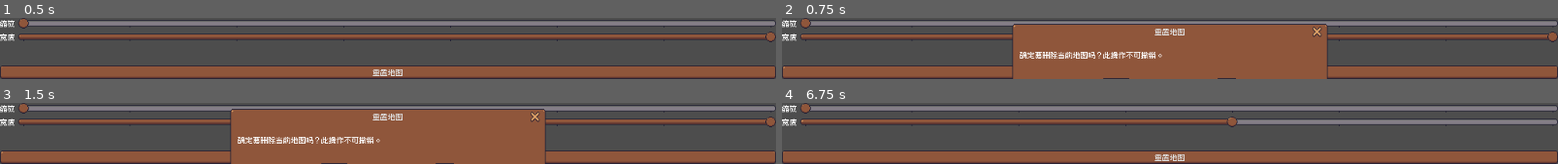
Above: before the commit, frames 1-4 (two rows, left to right).
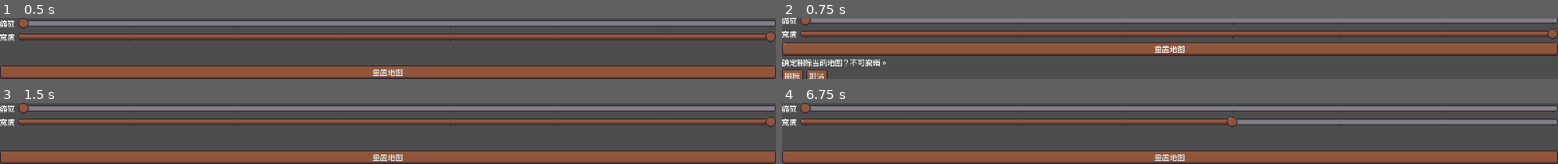
Above: after the commit, the same moments.

Repository: EEEEEEEEthan/kingdom2d
Game: Godot game, scene res://game/info/settings_page.tscn
The game is run twice, just before and just after one commit, with the same random seed, the same clock (stepped at 60 frames per second) and the same inputs. This scene is started directly instead of the project's main scene.
Inputs (mouse positions are in pixels of both pictures, inside the frame that each line leads up to):
- Up to frame 1 (0.5 s): no input
- Up to frame 2 (0.75 s): click "重置地图" at 0.5 s
- Up to frame 3 (1.5 s): click (7, 160) at 1.25 s, where only the run after the commit has a clickable "删除"
- Up to frame 4 (6.75 s): click "重置地图" at 2 s; click (813, 160) at 2.75 s, where only the run after the commit has a clickable "取消"; click "重置地图" at 3.5 s; click (789, 160) at 4.25 s, where only the run after the commit has a clickable "删除"; tap Enter at 5, 6.5 s; move the mouse to (1340, 130) at 5.02 s; click (1340, 130) at 5.17 s; tap Space at 5.75 s; drag from (1014, 136) to (1131, 145) at 5.77 s; move the mouse to (1247, 120) at 6.52 s; click (1247, 120) at 6.67 s

Frame 1 is identical in both runs. In frame 2, 77% of the frame differs, in the area x 0-100%, y 0-100%; in frame 3, 28%; in frame 4, nothing differs.

Commit message:
信息浏览器改用自绘窗框
去掉系统标题栏，用主题窗框、可拖标题和关闭按钮。重置确认留在窗口内。

Co-authored-by: Ethan <EEEEEEEEthan@users.noreply.github.com>

Diff:
--- a/game/info/info_browser.gd
+++ b/game/info/info_browser.gd
@@ -13,6 +13,7 @@
 func _ready() -> void:
 	visible = false
 	close_requested.connect(hide)
+	%CloseButton.pressed.connect(hide)
 	%BackButton.pressed.connect(go_back)
 	%ForwardButton.pressed.connect(go_forward)
 
--- a/game/info/info_browser.tscn
+++ b/game/info/info_browser.tscn
@@ -2,12 +2,29 @@
 
 [ext_resource type="Script" path="res://game/info/info_browser.gd" id="1_browser"]
 [ext_resource type="Texture2D" path="res://theme.png" id="2_theme"]
+[ext_resource type="Script" path="res://game/info/window_title_drag.gd" id="3_drag"]
 
-[sub_resource type="AtlasTexture" id="AtlasTexture_bg"]
+[sub_resource type="AtlasTexture" id="AtlasTexture_frame"]
 atlas = ExtResource("2_theme")
-region = Rect2(5, 5, 6, 6)
+region = Rect2(1, 1, 14, 14)
+
+[sub_resource type="StyleBoxTexture" id="StyleBoxTexture_frame"]
+texture = SubResource("AtlasTexture_frame")
+texture_margin_left = 4.0
+texture_margin_top = 4.0
+texture_margin_right = 4.0
+texture_margin_bottom = 4.0
+
+[sub_resource type="AtlasTexture" id="AtlasTexture_close"]
+atlas = ExtResource("2_theme")
+region = Rect2(50, 1, 12, 13)
+
+[sub_resource type="AtlasTexture" id="AtlasTexture_close_pressed"]
+atlas = ExtResource("2_theme")
+region = Rect2(50, 17, 12, 13)
 
 [node name="InfoBrowser" type="Window"]
+transparent_bg = true
 snap_2d_transforms_to_pixel = true
 snap_2d_vertices_to_pixel = true
 anisotropic_filtering_level = 0
@@ -16,6 +33,8 @@
 title = "Kingdom"
 position = Vector2i(100, 36)
 size = Vector2i(280, 360)
+borderless = true
+transparent = true
 visible = false
 always_on_top = true
 content_scale_mode = 1
@@ -23,21 +42,44 @@
 content_scale_factor = 2.0
 script = ExtResource("1_browser")
 
-[node name="TextureRect" type="TextureRect" parent="."]
+[node name="Frame" type="Panel" parent="."]
 anchors_preset = 15
 anchor_right = 1.0
 anchor_bottom = 1.0
 grow_horizontal = 2
 grow_vertical = 2
 mouse_filter = 2
-texture = SubResource("AtlasTexture_bg")
+theme_override_styles/panel = SubResource("StyleBoxTexture_frame")
+
+[node name="TitleBar" type="HBoxContainer" parent="."]
+anchors_preset = 10
+anchor_right = 1.0
+offset_left = 6.0
+offset_top = 2.0
+offset_right = -4.0
+offset_bottom = 16.0
+grow_horizontal = 2
+theme_override_constants/separation = 2
+script = ExtResource("3_drag")
+
+[node name="Title" type="Label" parent="TitleBar"]
+layout_mode = 2
+size_flags_horizontal = 3
+mouse_filter = 2
+text = "Kingdom"
+
+[node name="CloseButton" type="TextureButton" parent="TitleBar"]
+unique_name_in_owner = true
+layout_mode = 2
+texture_normal = SubResource("AtlasTexture_close")
+texture_pressed = SubResource("AtlasTexture_close_pressed")
 
 [node name="Margin" type="MarginContainer" parent="."]
 anchors_preset = 15
 anchor_right = 1.0
 anchor_bottom = 1.0
 offset_left = 8.0
-offset_top = 6.0
+offset_top = 18.0
 offset_right = -8.0
 offset_bottom = -6.0
 grow_horizontal = 2
--- a/game/info/settings_page.gd
+++ b/game/info/settings_page.gd
@@ -13,8 +13,9 @@
 	Settings.game_width_ratio_changed.connect(_on_settings_game_width_ratio_changed)
 	%WidthSlider.value_changed.connect(_on_width_slider)
 	%ResetGame.pressed.connect(_on_reset_pressed)
-	%ResetConfirmDialog.visible = false
-	%ResetConfirmDialog.confirmed.connect(_on_reset_confirmed)
+	%ResetConfirm.visible = false
+	%ResetDelete.pressed.connect(_on_reset_confirmed)
+	%ResetCancel.pressed.connect(_on_reset_cancel)
 
 
 func _on_settings_display_scale_changed(new_scale: int) -> void:
@@ -43,8 +44,13 @@
 
 
 func _on_reset_pressed() -> void:
-	%ResetConfirmDialog.popup_centered()
+	%ResetConfirm.visible = true
+
+
+func _on_reset_cancel() -> void:
+	%ResetConfirm.visible = false
 
 
 func _on_reset_confirmed() -> void:
+	%ResetConfirm.visible = false
 	reset_game_requested.emit()
--- a/game/info/settings_page.tscn
+++ b/game/info/settings_page.tscn
@@ -58,10 +58,25 @@
 size_flags_vertical = 10
 text = "重置地图"
 
-[node name="ResetConfirmDialog" type="ConfirmationDialog" parent="."]
+[node name="ResetConfirm" type="VBoxContainer" parent="VBoxContainer"]
 unique_name_in_owner = true
-title = "重置地图"
-initial_position = 2
-size = Vector2i(412, 160)
-ok_button_text = "删除"
-dialog_text = "确定要删除当前地图吗？此操作不可撤销。"
+visible = false
+layout_mode = 2
+
+[node name="ConfirmLabel" type="Label" parent="VBoxContainer/ResetConfirm"]
+layout_mode = 2
+text = "确定删除当前地图？不可撤销。"
+autowrap_mode = 3
+
+[node name="ConfirmButtons" type="HBoxContainer" parent="VBoxContainer/ResetConfirm"]
+layout_mode = 2
+
+[node name="ResetDelete" type="Button" parent="VBoxContainer/ResetConfirm/ConfirmButtons"]
+unique_name_in_owner = true
+layout_mode = 2
+text = "删除"
+
+[node name="ResetCancel" type="Button" parent="VBoxContainer/ResetConfirm/ConfirmButtons"]
+unique_name_in_owner = true
+layout_mode = 2
+text = "取消"
--- /dev/null
+++ b/game/info/window_title_drag.gd
@@ -0,0 +1,18 @@
+extends Control
+
+var _dragging := false
+var _offset := Vector2i.ZERO
+
+
+func _gui_input(event: InputEvent) -> void:
+	var window := get_window()
+	if event is InputEventMouseButton and event.button_index == MOUSE_BUTTON_LEFT:
+		if event.pressed:
+			_dragging = true
+			_offset = DisplayServer.mouse_get_position() - window.position
+		else:
+			_dragging = false
+		accept_event()
+	elif event is InputEventMouseMotion and _dragging:
+		window.position = DisplayServer.mouse_get_position() - _offset
+		accept_event()
--- /dev/null
+++ b/tests/info_browser_chrome_test.gd
@@ -0,0 +1,35 @@
+extends SceneTree
+
+func _initialize() -> void:
+	call_deferred("_run")
+
+
+func _run() -> void:
+	var browser := (load("res://game/info/info_browser.tscn") as PackedScene).instantiate()
+	root.add_child(browser)
+	await process_frame
+	if not browser.borderless:
+		push_error("信息浏览器应无系统边框")
+		quit(1)
+		return
+	if not browser.transparent:
+		push_error("信息浏览器应允许透明")
+		quit(1)
+		return
+	if browser.get_node_or_null("%CloseButton") == null:
+		push_error("缺少自绘关闭按钮")
+		quit(1)
+		return
+	var settings := (load("res://game/info/settings_page.tscn") as PackedScene).instantiate()
+	browser.get_node("%PageHost").add_child(settings)
+	await process_frame
+	if settings.get_node_or_null("%ResetConfirmDialog") != null:
+		push_error("重置确认不应再使用系统对话框")
+		quit(1)
+		return
+	settings.get_node("%ResetGame").pressed.emit()
+	if not settings.get_node("%ResetConfirm").visible:
+		push_error("点重置后应显示窗内确认")
+		quit(1)
+		return
+	quit(0)
Not shown, added: game/info/window_title_drag.gd.uid
Not shown, added: tests/info_browser_chrome_test.gd.uid
